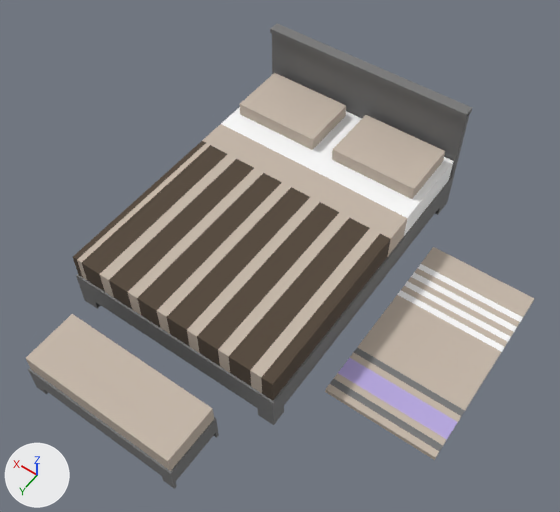
Before and after pictures for a commit that changed the OBJ model ProyectoFinal/ProyectoFinal/Models/Room/Bed/bed.obj.
Rendered twice from a 50 mm camera at (-2.01, 2.65, 4.35) aimed at (-0.29, 0.24, 0.57). Lighting does not change. The marker at lower left points along +X, +Y and +Z. Where no turn or scale is listed for an object, it has been applied to the vertices. Vertices at the same position are counted once.

In view in the first picture: 'bed'.
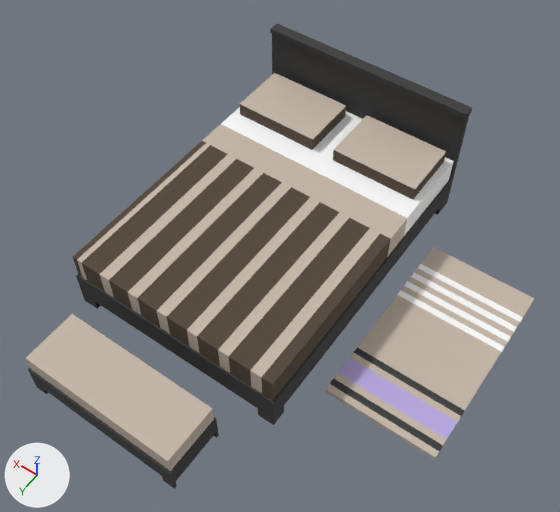
Location of each change, (x1, y1, x2, y2) in pixels of the pictures (560 x 512 px; the box of a moved part takes in the faces that stretch with it):
'bed', surface changed, reshaped (grey to black): (26, 23, 534, 489) in both
part 1 of me_bed, moved or reshaped: before (332, 115, 445, 199); after (333, 115, 446, 200)
part 2 of me_bed, recoloured (grey to black): (76, 23, 472, 425) in both
part 3 of me_bed, recoloured (grey to brown): (240, 104, 346, 150) in both

What changed in the scene script:
```text
Add img_dark_gray_png:
    img_dark_gray_png = load_image('dark_gray.png', 'dark_gray.png', 64, 64, 'sRGB')
Change mat_lambert8sg:
    mat_lambert8sg.texture: img_gray_png -> img_dark_gray_png
Change mat_pasted__lambert8sg:
    mat_pasted__lambert8sg.texture: img_gray_png -> img_dark_gray_png
Add mat_lambert9sg:
    mat_lambert9sg = principled_material('lambert9SG')
    mat_lambert9sg.texture = img_brown_png
    mat_lambert9sg.roughness = 1.0
Change me_bed:
    where me_bed.from_pydata(...)  # 5436 vertices, 5276 faces; spans x -1.66..0.78, y -1.22..1.63, z 0.07..0.98
    used by ob_bed; location = (0.0, 0.0, 0.0)
    me_bed part 1: the loose piece of 8 vertices spanning x -0.71..-0.08, y -1.1..-0.67, z 0.51..0.64 is moved by (-0.01, 0.0, 0.0)
    me_bed part 2: 1706 faces spanning x -0.78..0.78, y -1.22..0.99, z 0.07..0.98 switch from mat_pasted__lambert8sg (picture img_gray_png) to mat_lambert8sg (picture img_dark_gray_png)
    me_bed part 3: 4 faces spanning x 0.08..0.71, y -1.1..-0.67, z 0.51..0.64 switch from mat_pasted__lambert6sg (picture img_cream_png) to mat_pasted__lambert9sg (picture img_brown_png)
    remove me_bed.materials.append(mat_pasted__lambert4sg)  # picture img_white_png
    add me_bed.materials.append(mat_lambert9sg)  # picture img_brown_png
```
